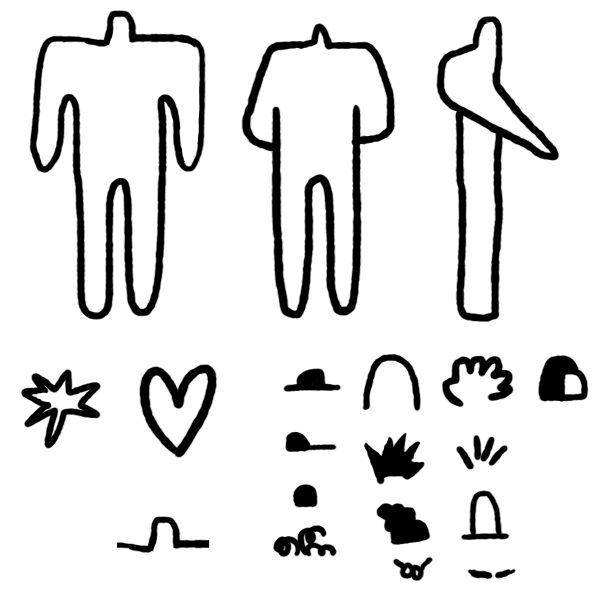
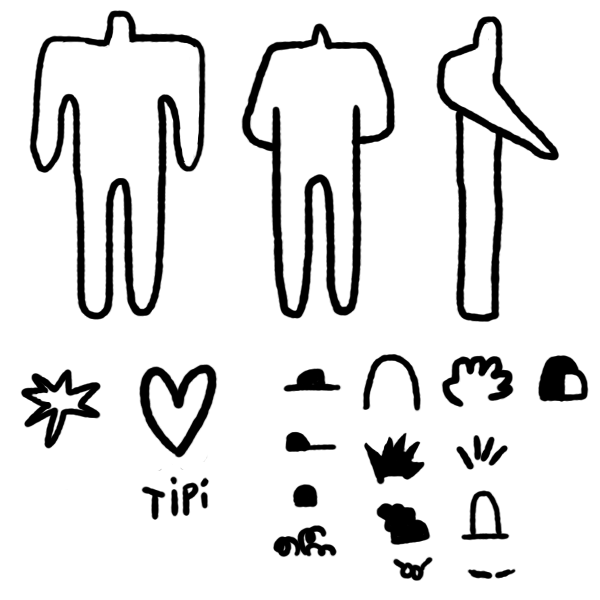
Revision of a layered 600×600 image; what changed, layer by layer:
added layer "tipi tipi" above "Group 1" over [67, 455, 210, 520]
hid "Layer 19" over [117, 516, 209, 554]
